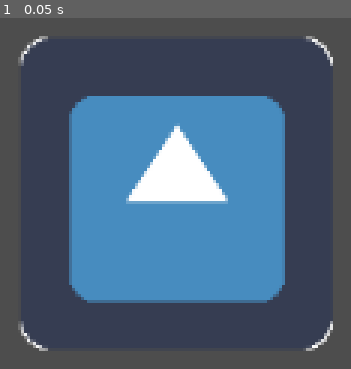
Above: before the commit, frame 1.
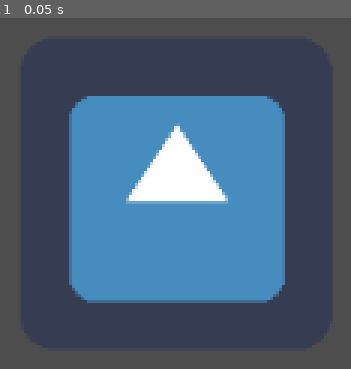
Above: after the commit, the same moment.

Repository: DarFang/GodotShaderChallenges
Game: Godot game, scene res://main.tscn
Two runs of this game, one before a commit and one after it. Both use one fixed random seed, a clock stepped at 60 frames per second and the inputs below. The project has no main scene, so this scene is started directly. The engine's default icon, where the game draws it, is replaced by a stand-in: a white triangle on a blue panel in a dark square.
Inputs:
- Up to frame 1 (0.05 s): no input

The runs differ from the first frame. In frame 1, 0.6% of the frame differs, in the area x 5-95%, y 5-95%.

Commit message:
added video

Diff:
--- a/main.tscn
+++ b/main.tscn
@@ -7,13 +7,13 @@
 shader = ExtResource("1_0xm2m")
 shader_parameter/outline_color = Color(1, 1, 1, 1)
 shader_parameter/outline_thickness = 1.0
-shader_parameter/threshold = 0.201
-shader_parameter/toggle = true
-shader_parameter/size_muliplier = 1.0
+shader_parameter/threshold = 0.1
+shader_parameter/toggle = false
+shader_parameter/size_muliplier = 1.1
 
-[node name="Node2D" type="Node2D"]
+[node name="Main" type="Node2D"]
 
-[node name="Sprite2D" type="Sprite2D" parent="."]
+[node name="challenge1" type="Sprite2D" parent="."]
 material = SubResource("ShaderMaterial_1bvp3")
 position = Vector2(151, 109)
 scale = Vector2(0.998532, 1)
Not shown, added: Videos/Shaderchallenges1.mp4
